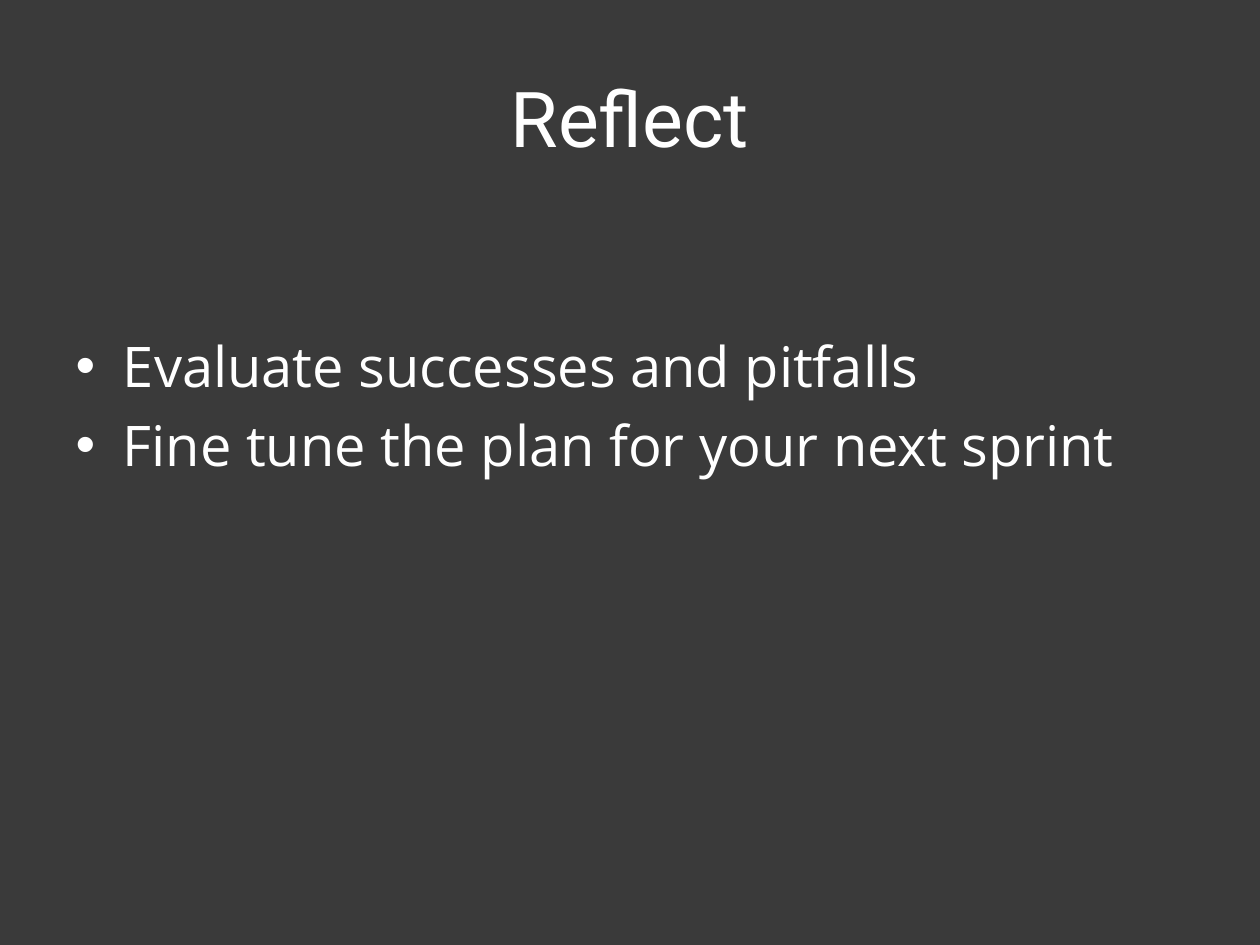
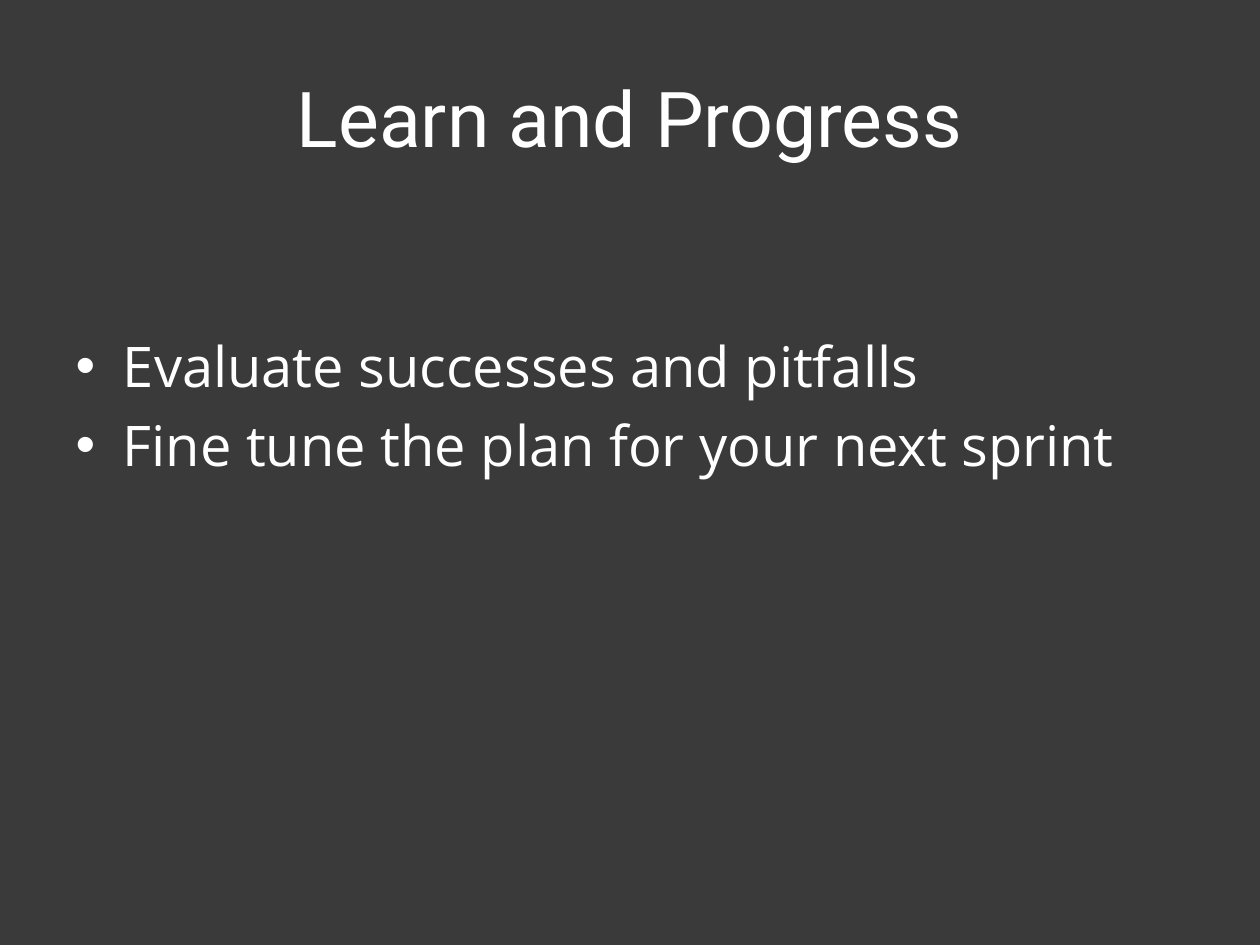
Before and after one commit to patik/code-sprint, a slide deck: slide 20 of code-sprint.pptx. Drawn at 1260x945 pixels with LibreOffice and Linux fonts; fonts in the diff are those of the drawing. Boxes give left, top, right and bottom in pixels: in the first picture for what was removed or moved away, otherwise in the second. Text is boxed around its words. In the diff, an @@ line names an element or a change of style, - is before the commit and + after.

```diff
--- a/code-sprint.pptx
+++ b/code-sprint.pptx
@@ title at box(297, 89, 962, 163): text changed @@
-Reflect
+Learn and Progress
```
Also in this commit, not shown: 11 other slides changed, 1 other file.
